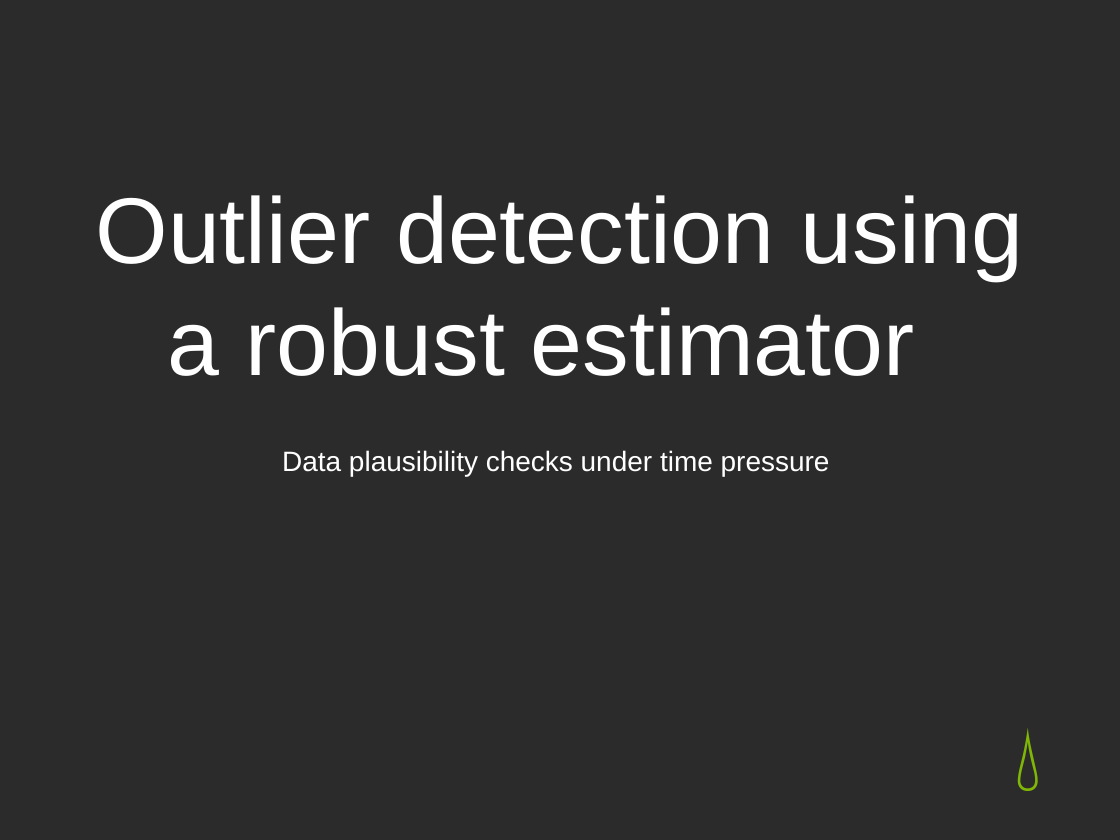
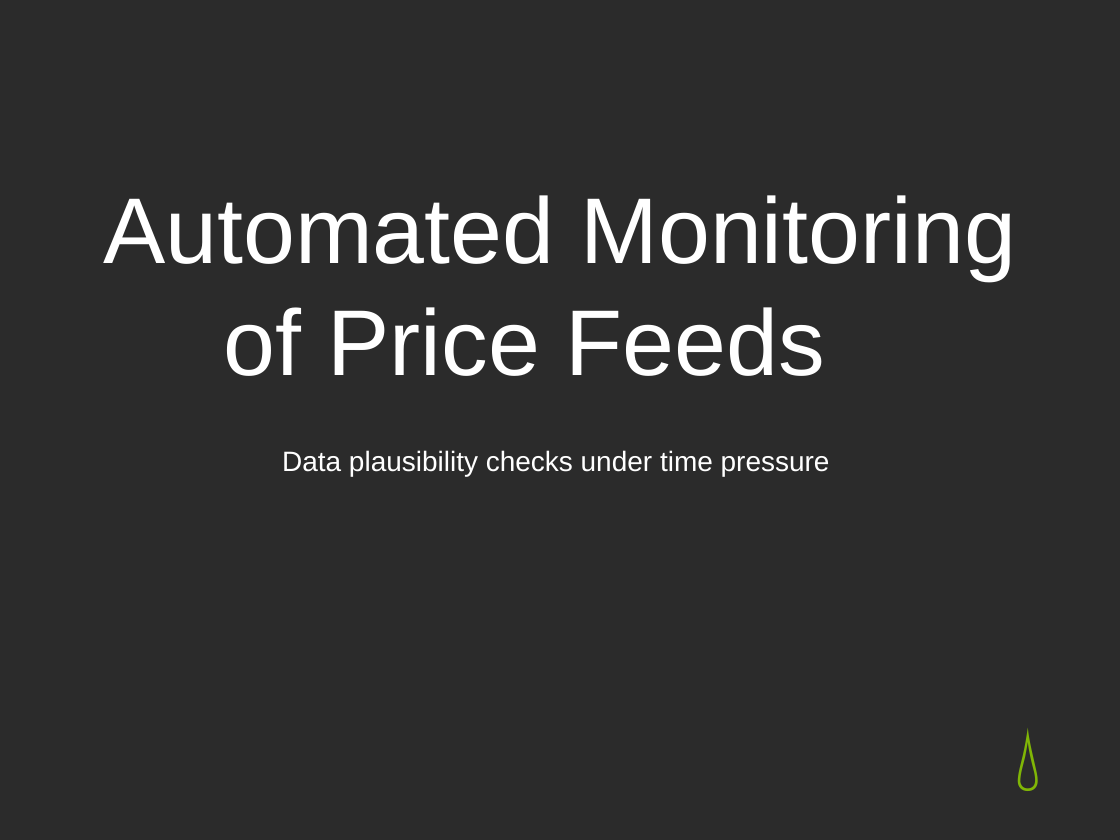
Before and after one commit to whitestguyiknow/affen, a slide deck: slide 1 of presentation/SEVEN.pptx. Drawn at 1120x840 pixels with LibreOffice and Linux fonts; fonts in the diff are those of the drawing; background and template pictures are left out; a plain dark background stands for a picture behind light text. Boxes give left, top, right and bottom in pixels: in the first picture for what was removed or moved away, otherwise in the second. Text is boxed around its words. In the diff, an @@ line names an element or a change of style, - is before the commit and + after.

Commit message:
pp presentation

```diff
--- a/presentation/SEVEN.pptx
+++ b/presentation/SEVEN.pptx
@@ title at bbox=[103, 195, 1016, 376]: text changed @@
-Outlier detection using a robust estimator
+Automated Monitoring of Price Feeds
```
Also in this commit, not shown: 3 slides added, 1 slide removed.
